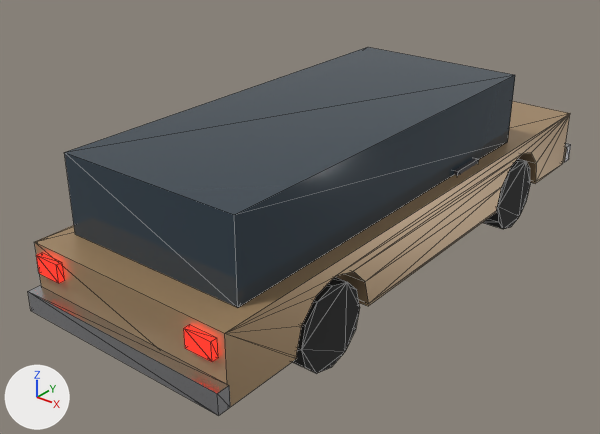
Two versions of the glTF model assets/models/cars/wagon.glb, one commit apart.
Before and after are seen from a camera (50 mm lens) standing at (3.68, -5.26, 3.47) and looking at (-0.2, -0.41, 0.46). Lighting does not change. The marker at lower left points along +X, +Y and +Z. The picture after the commit comes second. Mesh edges are drawn as thin lines. Where no turn or scale is listed for an object, it has been applied to the vertices. Vertices at exactly the same position are counted once.

Names of what the first picture shows: 'WHEEL_FR', 'WHEEL_RR', 'body', 'bumper_r', 'cabin', 'taillamp', 'taillamp.001' and 2 more.
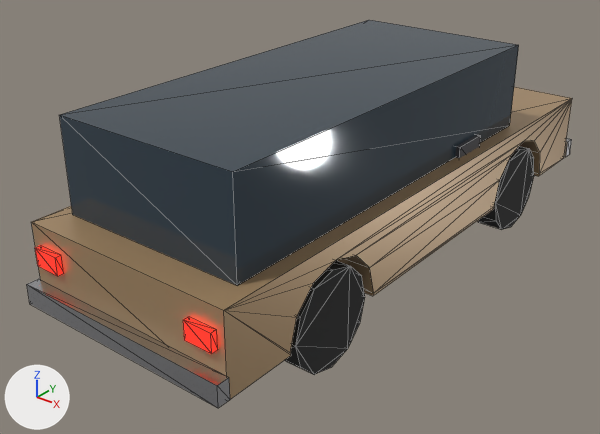
Location of each change, (x1, y1, x2, y2) in pixels of the pictures (600 x 434 px):
'cabin', rescaled: before (64, 47, 515, 308); after (59, 20, 519, 285)
'body', reshaped: before (35, 101, 570, 407); after (31, 87, 572, 399)
'bumper_r', moved: before (28, 286, 230, 416); after (27, 279, 230, 408)
'WHEEL_RR', moved, rescaled (19% wider, 19% taller): before (293, 277, 360, 373); after (285, 260, 365, 374)
'taillamp.001', moved: before (184, 325, 218, 362); after (183, 317, 217, 354)
'taillamp', moved: before (36, 253, 64, 283); after (35, 245, 63, 276)

Patch to the scene script:
```diff
--- a/assets/models/cars/wagon.glb.py
+++ b/assets/models/cars/wagon.glb.py
@@ me_body @@
 # used by ob_body; location = (0.0, 0.0, 0.0)
-me_body.from_pydata(...)  # 44 vertices, 84 faces; spans x -0.89..0.89, y -2.45..2.45, z 0.31..0.84
+me_body.from_pydata(...)  # 44 vertices, 84 faces; spans x -0.89..0.89, y -2.45..2.45, z 0.37..0.99
+# me_body part 1: 44 of 44 vertices moved; they spanned x -0.89..0.89, y -2.45..2.45, z 0.31..0.84 and now span x -0.89..0.89, y -2.45..2.45, z 0.37..0.99; mean shift (0.0, 0.0, 0.09)
 me_body.materials.append(mat_paint)
@@ me_bumper_r @@
 # used by ob_bumper_r; location = (0.0, 0.0, 0.0)
-me_bumper_r.from_pydata(...)  # 8 vertices, 12 faces; spans x -0.91..0.91, y -2.55..-2.45, z 0.33..0.49
+me_bumper_r.from_pydata(...)  # 8 vertices, 12 faces; spans x -0.91..0.91, y -2.55..-2.45, z 0.39..0.55
+# me_bumper_r part 2: the whole mesh is moved by (0.0, 0.0, 0.06)
 me_bumper_r.materials.append(mat_trim)
@@ me_cabin @@
 # used by ob_cabin; location = (0.0, 0.0, 0.0)
-me_cabin.from_pydata(...)  # 8 vertices, 12 faces; spans x -0.77..0.77, y -2.2..1.35, z 0.84..1.45
+me_cabin.from_pydata(...)  # 8 vertices, 12 faces; spans x -0.77..0.77, y -2.2..1.35, z 0.99..1.71
+# me_cabin part 3: the whole mesh is scaled about the mesh origin by (1, 1, 1.18)
 me_cabin.materials.append(mat_glass)
@@ me_taillamp @@
 # used by ob_taillamp; location = (0.0, 0.0, 0.0)
-me_taillamp.from_pydata(...)  # 8 vertices, 12 faces; spans x -0.822..-0.602, y -2.495..-2.445, z 0.64..0.78
+me_taillamp.from_pydata(...)  # 8 vertices, 12 faces; spans x -0.822..-0.602, y -2.495..-2.445, z 0.696..0.836
+# me_taillamp part 4: the whole mesh is moved by (0.0, 0.0, 0.056)
 me_taillamp.materials.append(mat_tail)
@@ me_taillamp_001 @@
 # used by ob_taillamp_001; location = (0.0, 0.0, 0.0)
-me_taillamp_001.from_pydata(...)  # 8 vertices, 12 faces; spans x 0.602..0.822, y -2.495..-2.445, z 0.64..0.78
+me_taillamp_001.from_pydata(...)  # 8 vertices, 12 faces; spans x 0.602..0.822, y -2.495..-2.445, z 0.696..0.836
+# me_taillamp_001 part 5: the whole mesh is moved by (0.0, 0.0, 0.056)
 me_taillamp_001.materials.append(mat_tail)
@@ me_wheel_rr @@
 # used by ob_wheel_rr; location = (0.75, -1.4, 0.33)
-me_wheel_rr.from_pydata(...)  # 24 vertices, 44 faces; spans x -0.12..0.12, y -0.33..0.33, z -0.33..0.33
+me_wheel_rr.from_pydata(...)  # 24 vertices, 44 faces; spans x -0.12..0.12, y -0.389..0.389, z -0.389..0.389
+# me_wheel_rr part 6: the whole mesh is scaled about its middle by (1, 1.18, 1.18)
 me_wheel_rr.materials.append(mat_tyre)
@@ ob_wheel_rr @@
 ob_wheel_rr = bpy.data.objects.new('WHEEL_RR', me_wheel_rr)
-ob_wheel_rr.location = (0.75, -1.4, 0.33)
+ob_wheel_rr.location = (0.75, -1.4, 0.389)
```
